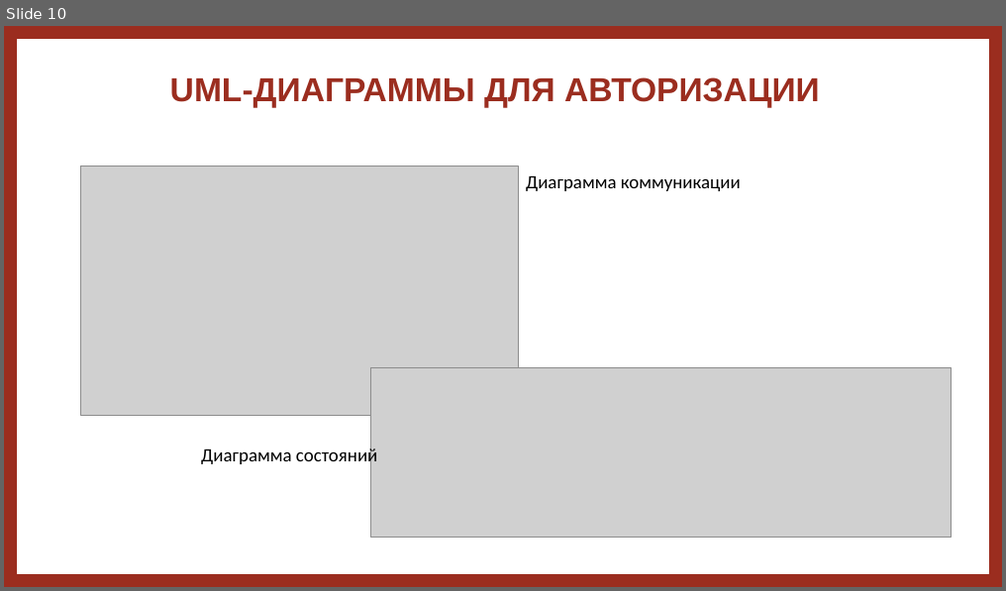
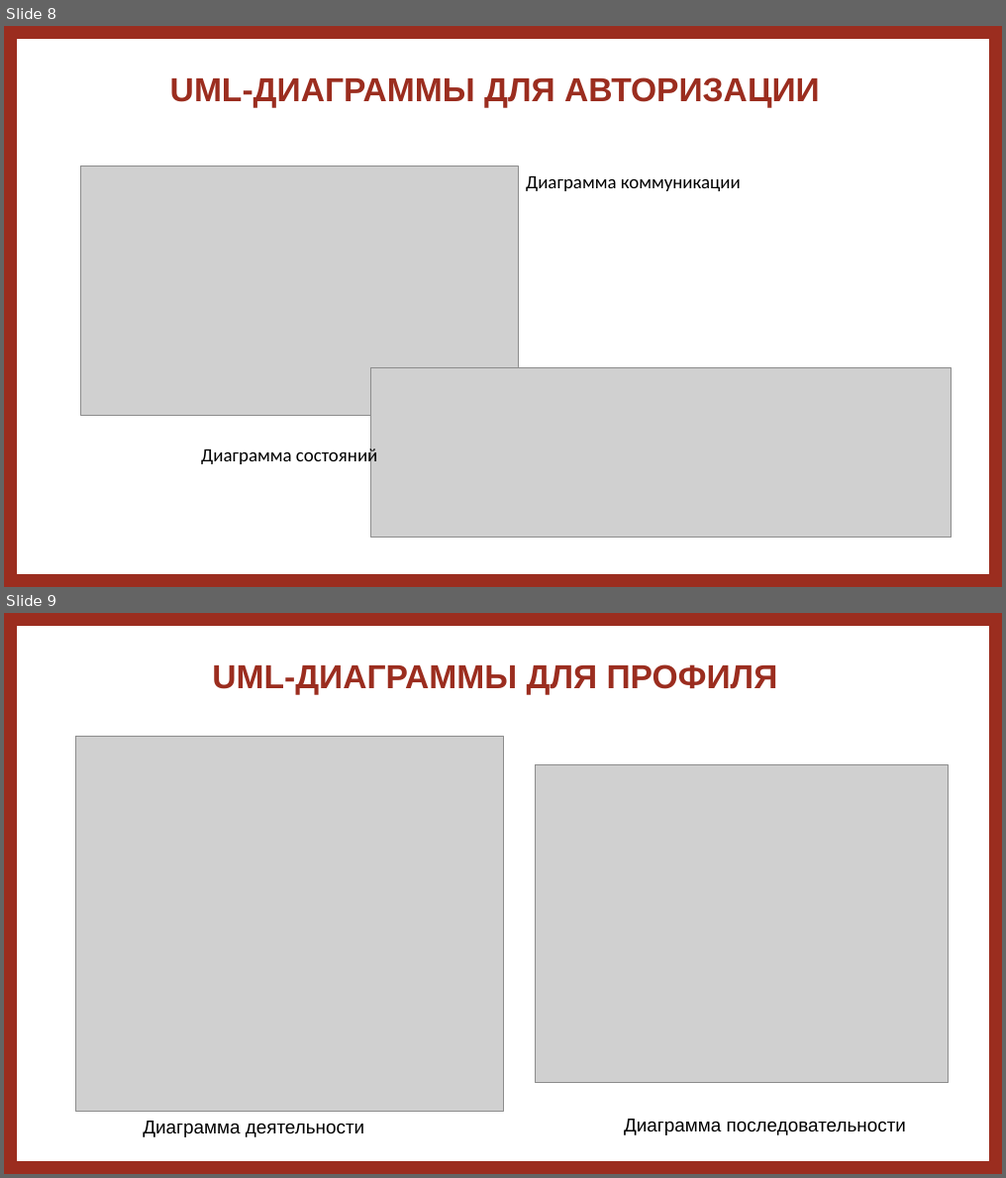
Before and after one commit to dex1fy/RecipeWebsite.EducationalPractice, a slide deck: документы/ЗащитаУП.pptx. Shown one above the other, each under a label of ours: slide 10 before the commit, slides 8 and 9 after it. The pictures are 1006x591 and 1006x1178 pixels, drawn with LibreOffice and Linux fonts; fonts in the diff are those of the drawing; grey boxes stand for pictures. Boxes give left, top, right and bottom in pixels: in the first picture for what was removed or moved away, otherwise in the second. Text is boxed around its words. In the diff, an @@ line names an element or a change of style, - is before the commit and + after.

```diff
--- a/документы/ЗащитаУП.pptx
+++ b/документы/ЗащитаУП.pptx
@@ slide 9 added at box(4, 613, 1002, 1174), background #FFFFFF @@
@@ frame added at box(4, 613, 1002, 1174), fill #9B2D1F, outline #9B2D1F 1 pt @@
@@ title added at box(212, 664, 778, 695), 32 pt, text #9B2D1F, bold @@
+UML-ДИАГРАММЫ ДЛЯ ПРОФИЛЯ
@@ picture added at box(76, 737, 503, 1112) @@
@@ picture added at box(536, 765, 948, 1083) @@
@@ text added at box(143, 1121, 364, 1138), 18 pt, text #000000 @@
+Диаграмма деятельности
@@ text added at box(624, 1119, 906, 1136), 18 pt, text #000000 @@
+Диаграмма последовательности
@@ what was slide 10 is now slide 8 @@
```
Also in this commit, not shown: 1 slide changed, 3 other slides added, 1 other file.
